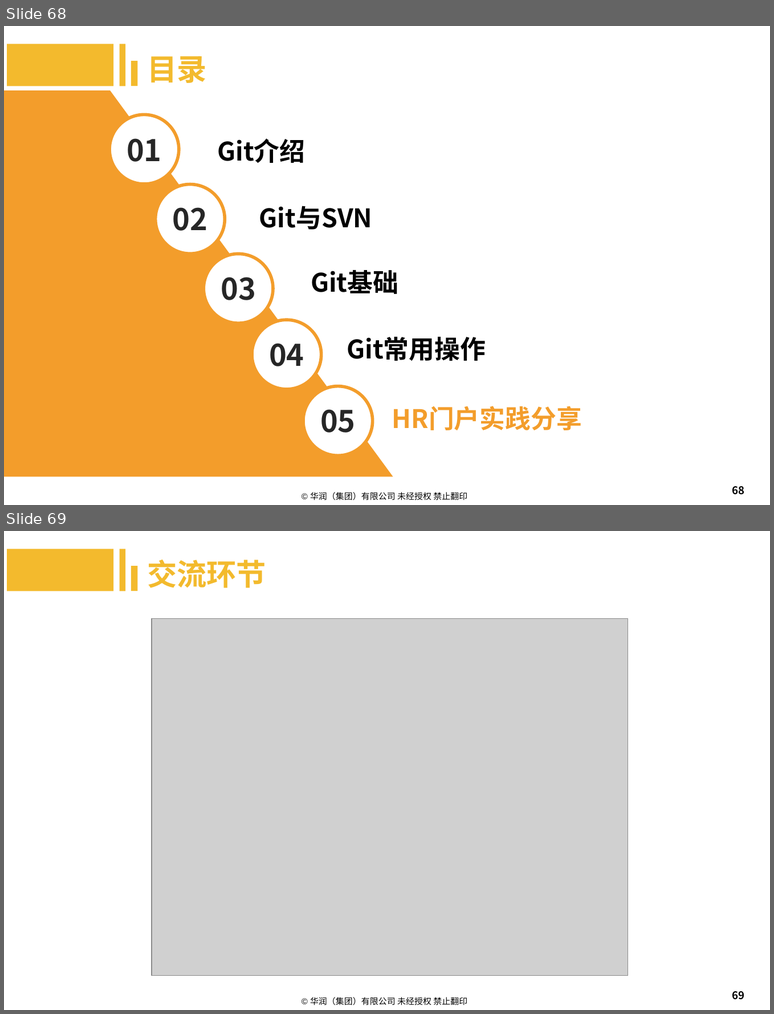
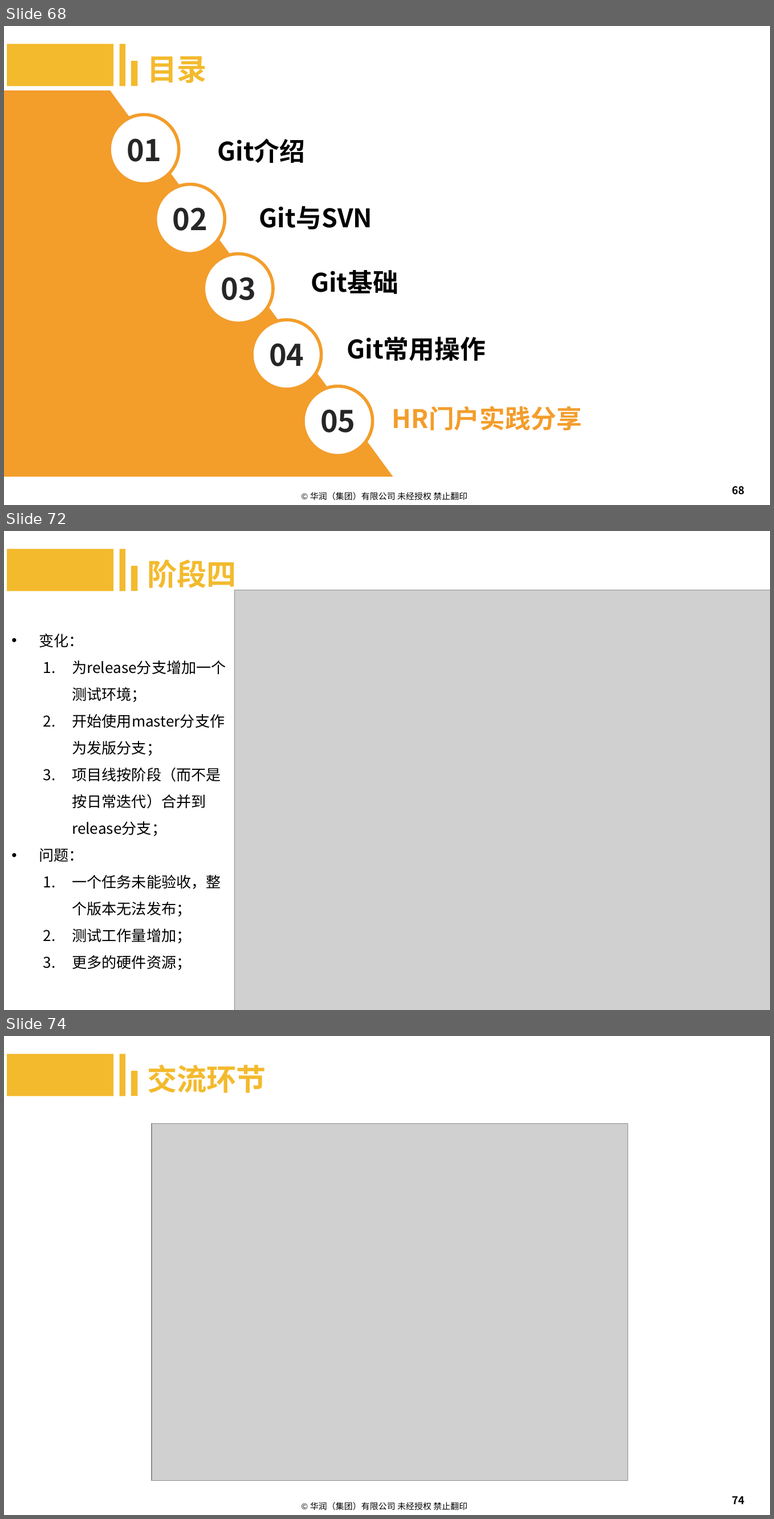
Before and after one commit to machenzhao/git-present, a slide deck: Git.pptx. Shown one above the other, each under a label of ours: slides 68 and 69 before the commit, slides 68, 72 and 74 after it; the slides between them are not shown. The pictures are 774x1014 and 774x1519 pixels, drawn with LibreOffice and Linux fonts; fonts in the diff are those of the drawing; grey boxes stand for pictures; background and template pictures are left out. Boxes give left, top, right and bottom in pixels: in the first picture for what was removed or moved away, otherwise in the second. Text is boxed around its words. In the diff, an @@ line names an element or a change of style, - is before the commit and + after.

```diff
--- a/Git.pptx
+++ b/Git.pptx
@@ slide 72 added at box(4, 531, 770, 1010), background #FFFFFF @@
@@ rectangle added at box(7, 549, 113, 591), fill #F3BA2D @@
@@ rectangle added at box(120, 549, 126, 591), fill #F3BA2D @@
@@ text added at box(147, 559, 237, 593), 28 pt, text #F3BA2D, bold @@
+阶段四
@@ rectangle added at box(131, 566, 138, 591), fill #F3BA2D @@
@@ picture added at box(235, 590, 770, 1010) @@
@@ text added at box(39, 634, 226, 970), 14 pt, text #000000 @@
+• 变化：
+  1. 为release分支增加一个测试环境；
+  2. 开始使用master分支作为发版分支；
+  3. 项目线按阶段（而不是按日常迭代）合并到release分支；
+• 问题：
+  1. 一个任务未能验收，整个版本无法发布；
+  2. 测试工作量增加；
+  3. 更多的硬件资源；
@@ page number added at box(586, 985, 752, 1010), 10 pt, text #000000 @@
+72
@@ what was slide 69 is now slide 74 @@
@@ page number at box(732, 1496, 744, 1504): text changed @@
-69
+74
```
Also in this commit, not shown: 1 slide changed, 4 other slides added, 2 other files.
